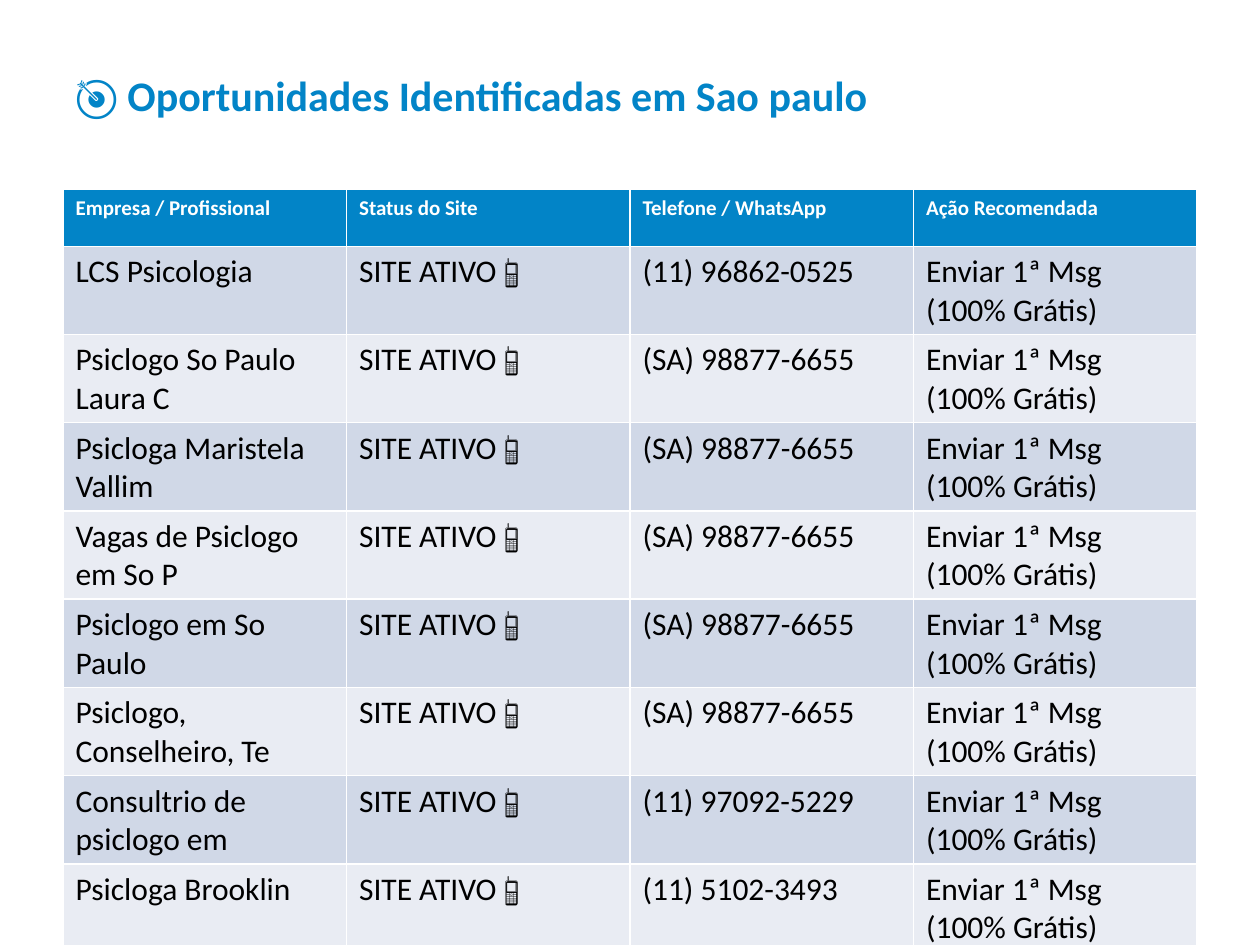
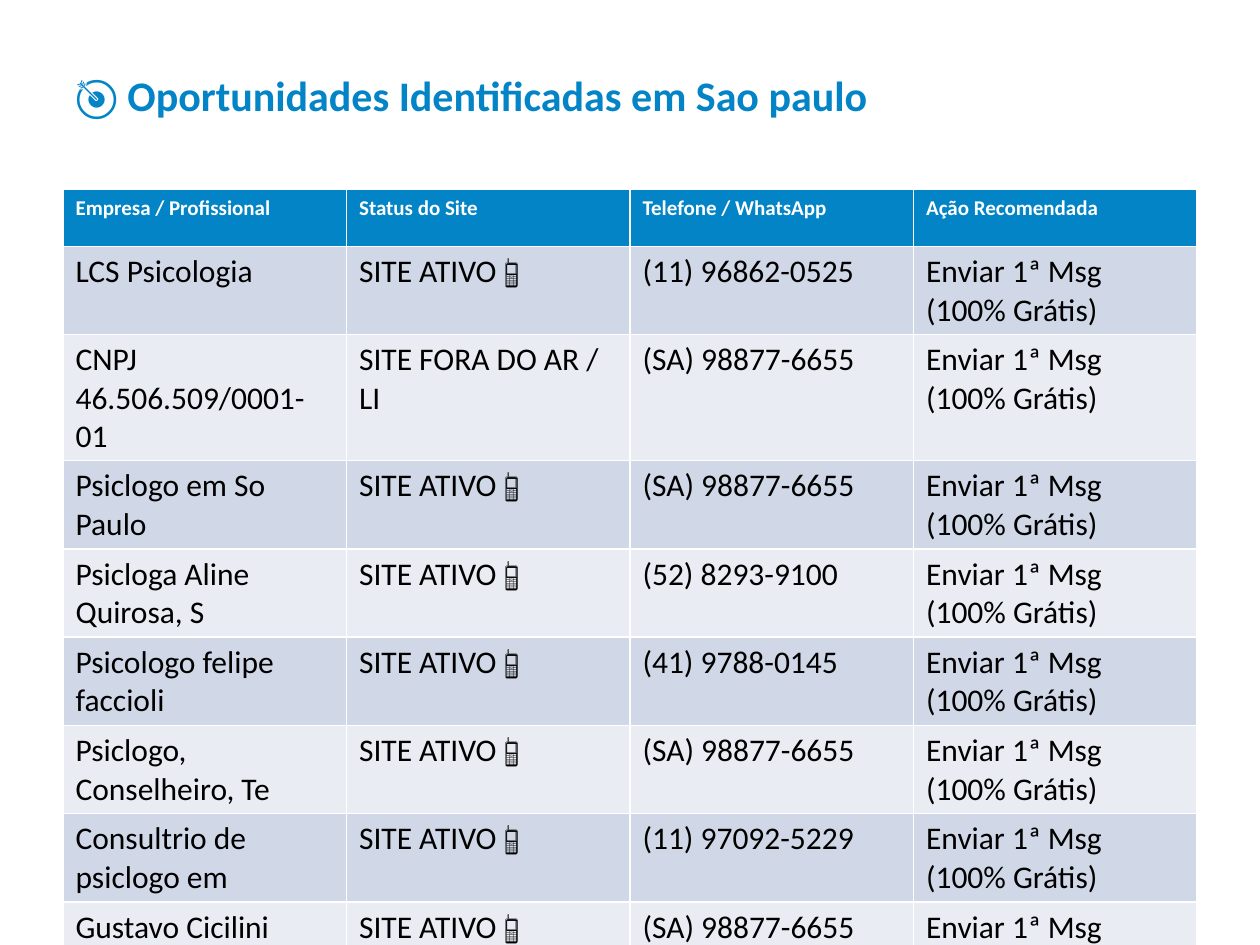
Before and after one commit to jaop2158-sketch/webfy-leads, a slide deck: slide 2 of relatorio_psicologo_sao_paulo.pptx. Drawn at 1260x945 pixels with LibreOffice and Linux fonts; fonts in the diff are those of the drawing. Boxes give left, top, right and bottom in pixels: in the first picture for what was removed or moved away, otherwise in the second. Text is boxed around its words. In the diff, an @@ line names an element or a change of style, - is before the commit and + after.

```diff
--- a/relatorio_psicologo_sao_paulo.pptx
+++ b/relatorio_psicologo_sao_paulo.pptx
@@ table at <box>63,189,1197,945</box> @@
-row 3: Psiclogo So Paulo Laura C | SITE ATIVO 📱 | (SA) 98877-6655 | Enviar 1ª Msg (100% Grátis)
-row 4: Psicloga Maristela Vallim | SITE ATIVO 📱 | (SA) 98877-6655 | Enviar 1ª Msg (100% Grátis)
-row 5: Vagas de Psiclogo em So P | SITE ATIVO 📱 | (SA) 98877-6655 | Enviar 1ª Msg (100% Grátis)
+row 3: CNPJ 46.506.509/0001-01 | SITE FORA DO AR / LI | (SA) 98877-6655 | Enviar 1ª Msg (100% Grátis)
+row 5: Psicloga Aline Quirosa, S | SITE ATIVO 📱 | (52) 8293-9100 | Enviar 1ª Msg (100% Grátis)
+row 6: Psicologo felipe faccioli | SITE ATIVO 📱 | (41) 9788-0145 | Enviar 1ª Msg (100% Grátis)
-row 9, column 1: Psicloga Brooklin
+row 9, column 1: Gustavo Cicilini
-row 9, column 3: (11) 5102-3493
+row 9, column 3: (SA) 98877-6655
-row 10, column 3: (SA) 98877-6655
+row 10, column 3: (11) 99333-8208
-row 11, column 1: Portal
+row 11, column 1: Psicologo Transpessoal Em
-row 11, column 3: (SA) 98877-6655
+row 11, column 3: (11) 2368-1764
```
Also in this commit, not shown: 5 other files.
